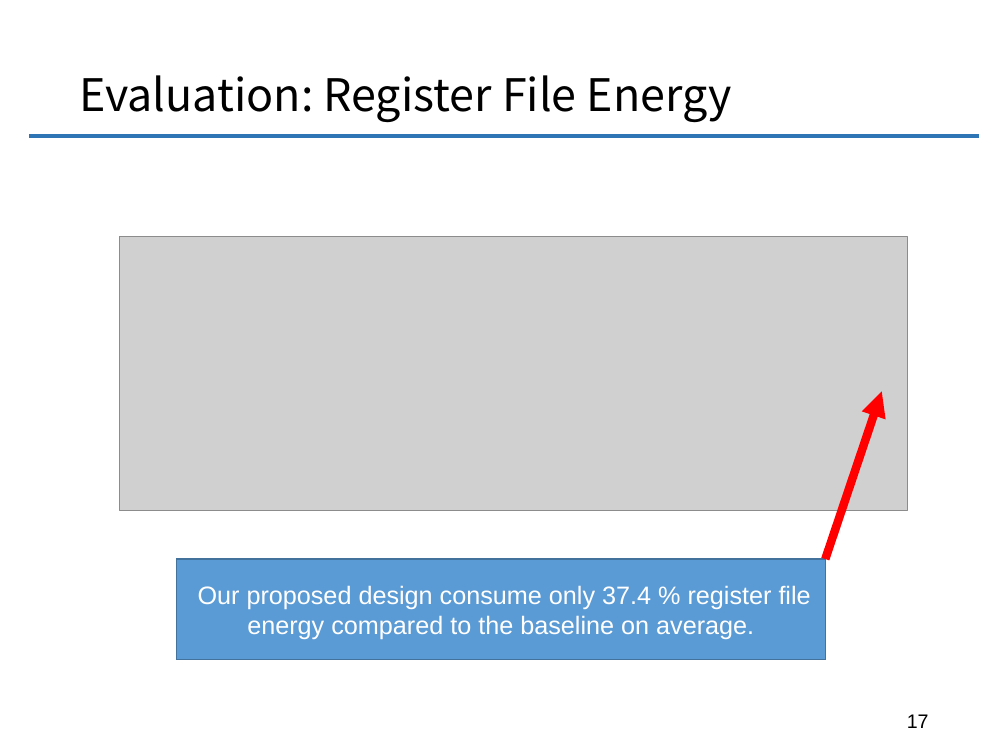
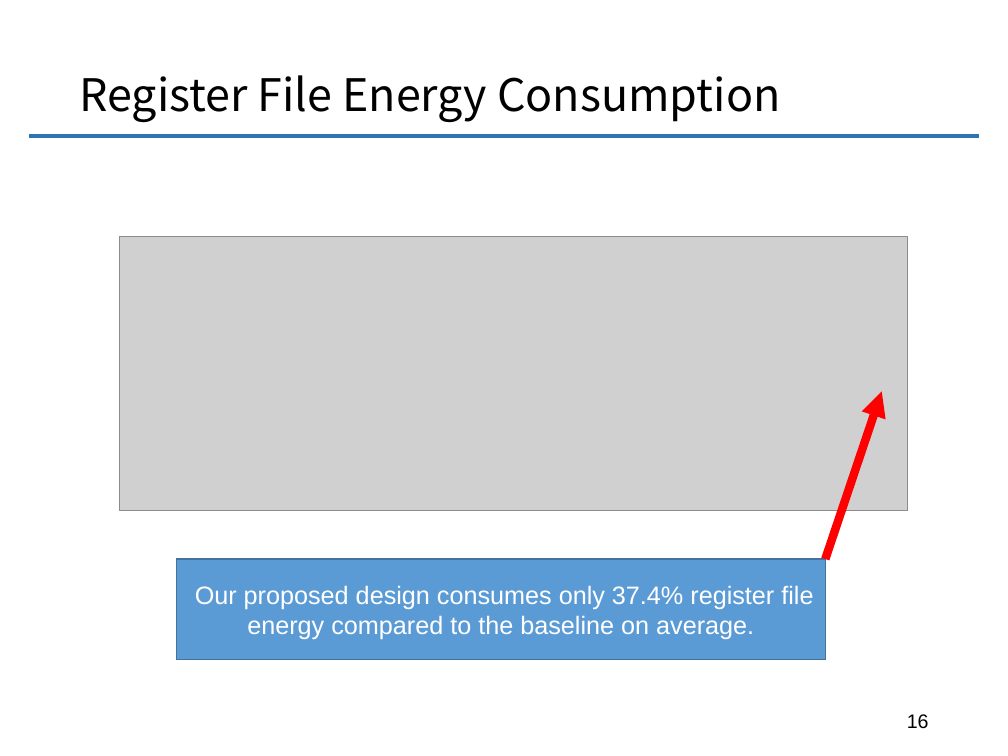
Before and after one commit to chenxuhao/chenxuhao.github.io, a slide deck: slide 16 of docs/dac-2016.pptx (slide 17 before the commit). Drawn at 1008x756 pixels with LibreOffice and Linux fonts; fonts in the diff are those of the drawing; grey boxes stand for pictures. Boxes give left, top, right and bottom in pixels: in the first picture for what was removed or moved away, otherwise in the second. Text is boxed around its words. In the diff, an @@ line names an element or a change of style, - is before the commit and + after.

```diff
--- a/docs/dac-2016.pptx
+++ b/docs/dac-2016.pptx
@@ title at (79, 75, 780, 122): text changed @@
-Evaluation: Register File Energy
+Register File Energy Consumption
@@ text in rectangle at (195, 585, 813, 639): text changed @@
-Our proposed design consume only 37.4 % register file energy compared to the baseline on average.
+Our proposed design consumes only 37.4% register file energy compared to the baseline on average.
@@ page number at (907, 714, 929, 729): text changed @@
-17
+16
```
Also in this commit, not shown: 19 other slides changed, 12 other files.
